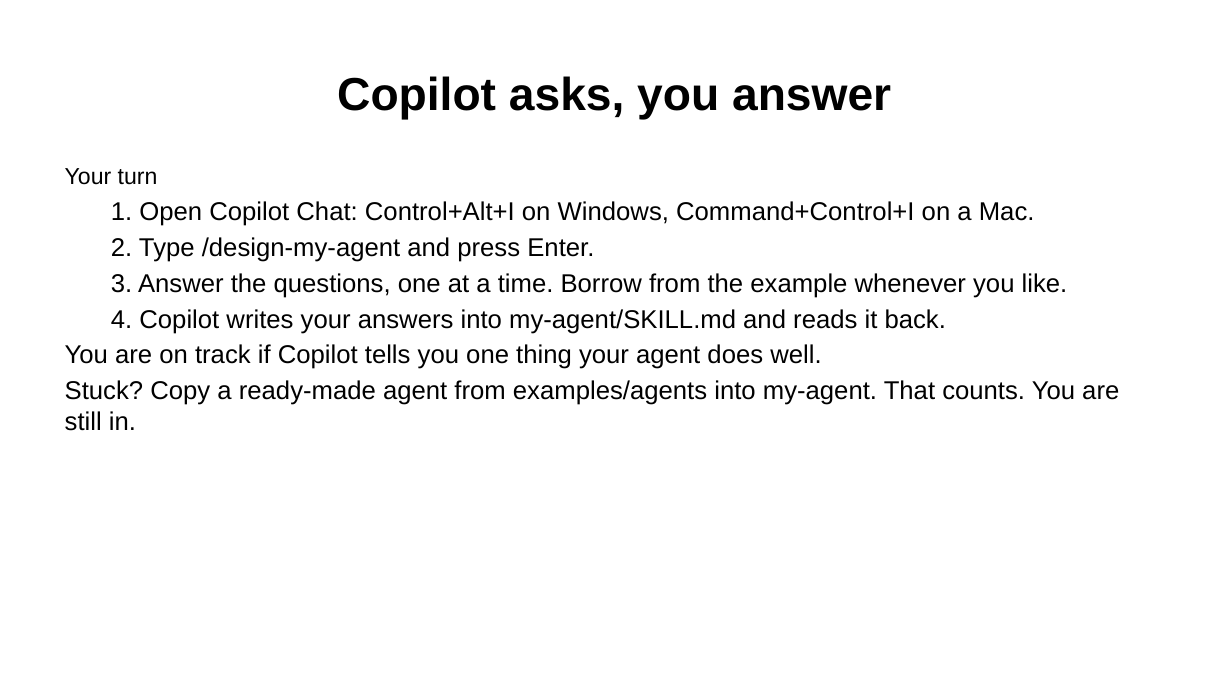
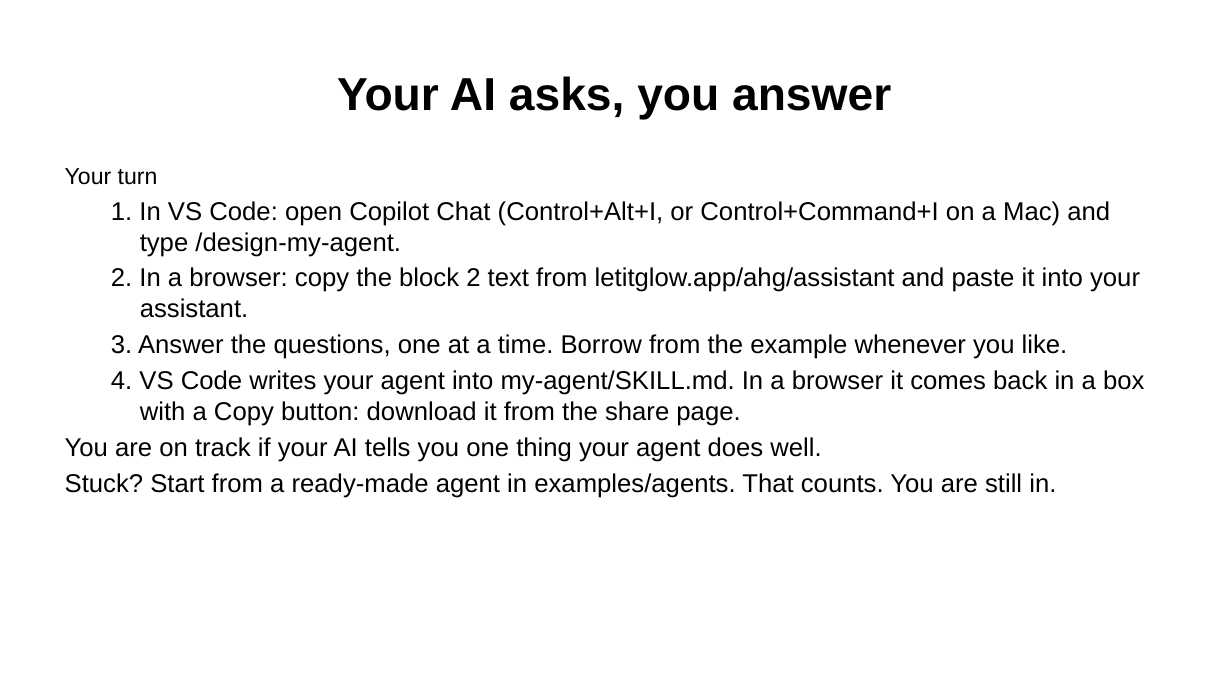
Before and after one commit to Community-Access/glow, a slide deck: slide 11 of docs/ahg-2026/slides.pptx. Drawn at 1232x693 pixels with LibreOffice and Linux fonts; fonts in the diff are those of the drawing. Boxes give left, top, right and bottom in pixels: in the first picture for what was removed or moved away, otherwise in the second. Text is boxed around its words. In the diff, an @@ line names an element or a change of style, - is before the commit and + after.

```diff
--- a/docs/ahg-2026/slides.pptx
+++ b/docs/ahg-2026/slides.pptx
@@ title at (337,76,891,120): text changed @@
-Copilot asks, you answer
+Your AI asks, you answer
@@ text at (111,201,1140,318): text changed @@
-  1. Open Copilot Chat: Control+Alt+I on Windows, Command+Control+I on a Mac.
-  2. Type /design-my-agent and press Enter.
+  1. In VS Code: open Copilot Chat (Control+Alt+I, or Control+Command+I on a Mac) and type /design-my-agent.
+  2. In a browser: copy the block 2 text from letitglow.app/ahg/assistant and paste it into your assistant.
@@ text at (65,370,1144,498): text changed @@
-  4. Copilot writes your answers into my-agent/SKILL.md and reads it back.
-You are on track if Copilot tells you one thing your agent does well.
-Stuck? Copy a ready-made agent from examples/agents into my-agent. That counts. You are still in.
+  4. VS Code writes your agent into my-agent/SKILL.md. In a browser it comes back in a box with a Copy button: download it from the share page.
+You are on track if your AI tells you one thing your agent does well.
+Stuck? Start from a ready-made agent in examples/agents. That counts. You are still in.
```
Also in this commit, not shown: 7 other slides changed, 55 other files.
